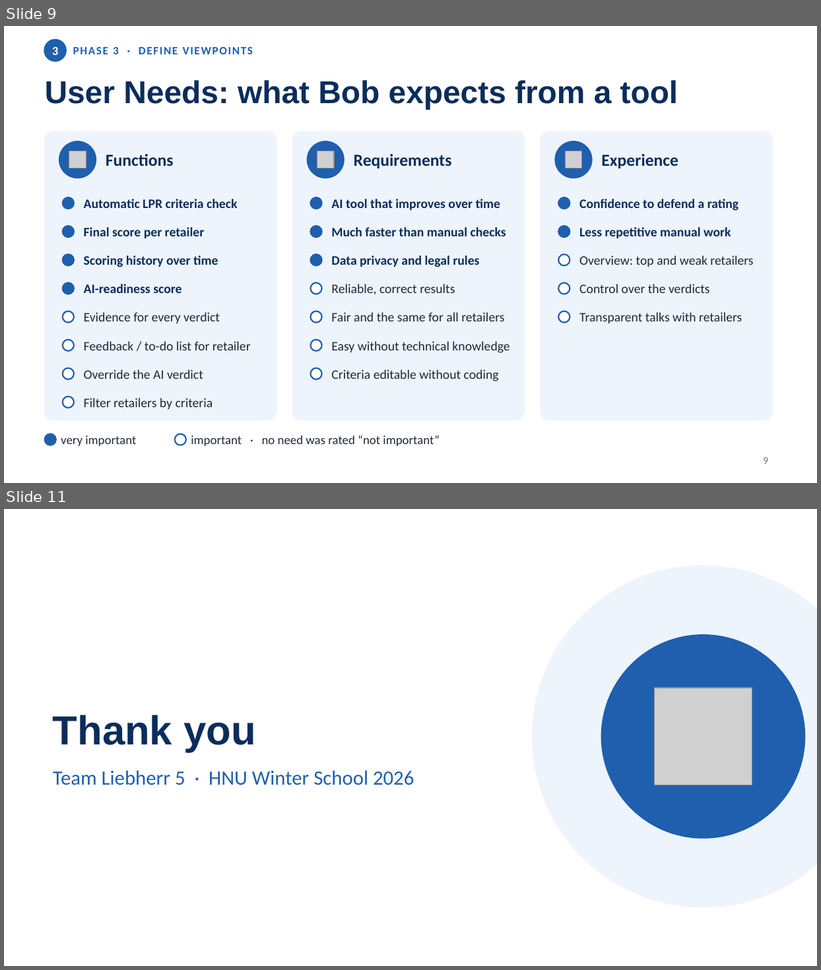
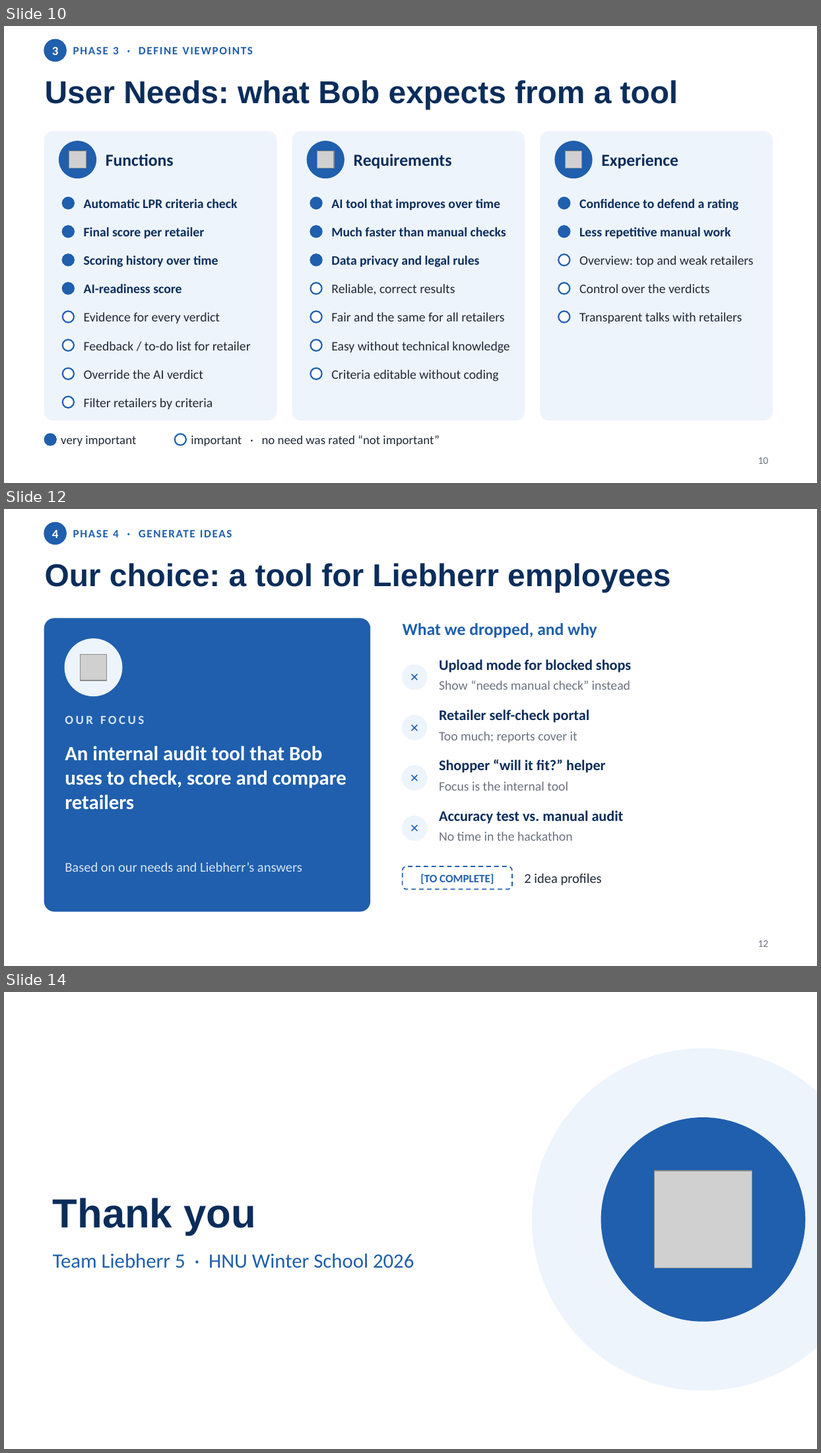
Before and after one commit to niv1999/liebherr-hackathon-2026, a slide deck: Liebherr5_DesignThinking_Journey.pptx. Shown one above the other, each under a label of ours: slides 9 and 11 before the commit, slides 10, 12 and 14 after it; the slides between them are not shown. The pictures are 821x970 and 821x1453 pixels, drawn with LibreOffice and Linux fonts; fonts in the diff are those of the drawing; grey boxes stand for pictures. Boxes give left, top, right and bottom in pixels: in the first picture for what was removed or moved away, otherwise in the second. Text is boxed around its words. In the diff, an @@ line names an element or a change of style, - is before the commit and + after.

```diff
--- a/Liebherr5_DesignThinking_Journey.pptx
+++ b/Liebherr5_DesignThinking_Journey.pptx
@@ slide 12 added at [4, 509, 817, 966], background #FFFFFF @@
@@ ellipse added at [45, 523, 66, 544], fill #1F5FAD, outline #1F5FAD 1.5 pt @@
@@ text added at [52, 529, 59, 538], 11 pt, text #FFFFFF, bold @@
+4
@@ text added at [73, 529, 232, 537], 10 pt, text #1F5FAD, bold @@
+PHASE 4 · GENERATE IDEAS
@@ title added at [45, 563, 671, 592], 28 pt, text #0B2D5B, bold @@
+Our choice: a tool for Liebherr employees
@@ rounded rectangle added at [45, 619, 370, 912], fill #1F5FAD, outline #1F5FAD 1 pt @@
@@ text added at [403, 623, 597, 638], 15 pt, text #1F5FAD, bold @@
+What we dropped, and why
@@ ellipse added at [65, 639, 122, 696], fill #EEF4FC, outline #EEF4FC 1 pt @@
@@ picture added at [81, 655, 106, 681] @@
@@ ellipse added at [403, 665, 427, 690], fill #EEF4FC, outline #EEF4FC 1 pt @@
@@ text added at [403, 665, 427, 690], 10 pt, text #1F5FAD, bold @@
+✕
@@ text added at [439, 659, 631, 673], 13 pt, text #0B2D5B, bold @@
+Upload mode for blocked shops
@@ text added at [439, 681, 630, 690], 11.5 pt, text #6B7280 @@
+Show “needs manual check” instead
@@ text added at [65, 716, 144, 724], 11 pt, text #D6E3F5, bold @@
+OUR FOCUS
@@ ellipse added at [403, 716, 427, 740], fill #EEF4FC, outline #EEF4FC 1 pt @@
@@ text added at [403, 716, 427, 740], 10 pt, text #1F5FAD, bold @@
+✕
@@ text added at [439, 710, 590, 723], 13 pt, text #0B2D5B, bold @@
+Retailer self-check portal
@@ text added at [65, 746, 347, 810], 18 pt, text #FFFFFF, bold @@
+An internal audit tool that Bob uses to check, score and compare retailers
@@ text added at [439, 731, 578, 743], 11.5 pt, text #6B7280 @@
+Too much; reports cover it
@@ ellipse added at [403, 766, 427, 790], fill #EEF4FC, outline #EEF4FC 1 pt @@
@@ text added at [403, 766, 427, 790], 10 pt, text #1F5FAD, bold @@
+✕
@@ text added at [439, 759, 605, 773], 13 pt, text #0B2D5B, bold @@
+Shopper “will it fit?” helper
@@ text added at [439, 782, 568, 791], 11.5 pt, text #6B7280 @@
+Focus is the internal tool
@@ ellipse added at [403, 817, 427, 841], fill #EEF4FC, outline #EEF4FC 1 pt @@
@@ text added at [403, 817, 427, 841], 10 pt, text #1F5FAD, bold @@
+✕
@@ text added at [439, 811, 624, 824], 13 pt, text #0B2D5B, bold @@
+Accuracy test vs. manual audit
@@ text added at [439, 832, 573, 841], 11.5 pt, text #6B7280 @@
+No time in the hackathon
@@ text added at [65, 862, 302, 872], 12 pt, text #D6E3F5 @@
+Based on our needs and Liebherr’s answers
@@ rounded rectangle added at [403, 867, 512, 890], fill #FFFFFF, outline #1F5FAD 1 pt dashed @@
@@ text added at [420, 874, 494, 885], 10 pt, text #1F5FAD, bold @@
+[TO COMPLETE]
@@ text added at [524, 873, 602, 886], 12 pt, text #1F2937 @@
+2 idea profiles
@@ page number added at [758, 941, 769, 947], 9 pt, text #6B7280 @@
+12
@@ what was slide 9 is now slide 10 @@
@@ page number at [758, 458, 769, 464]: text changed @@
-9
+10
@@ what was slide 11 is now slide 14 @@
```
Also in this commit, not shown: 3 slides changed, 2 other slides added, 1 other file.
